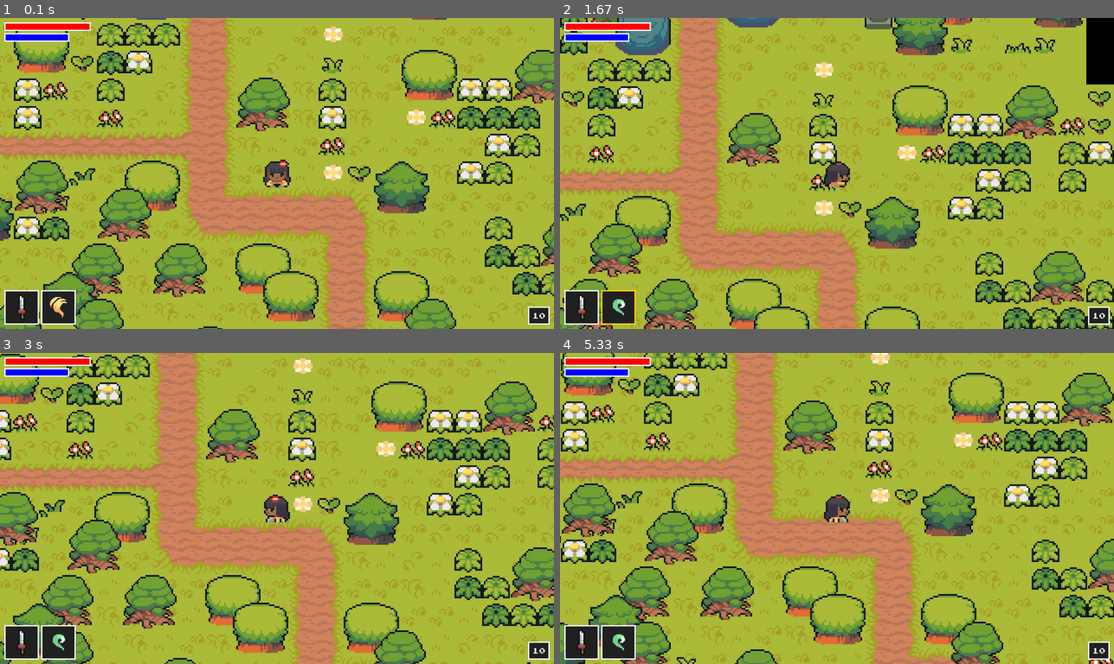
Above: before the commit, frames 1-4 (two rows, left to right).
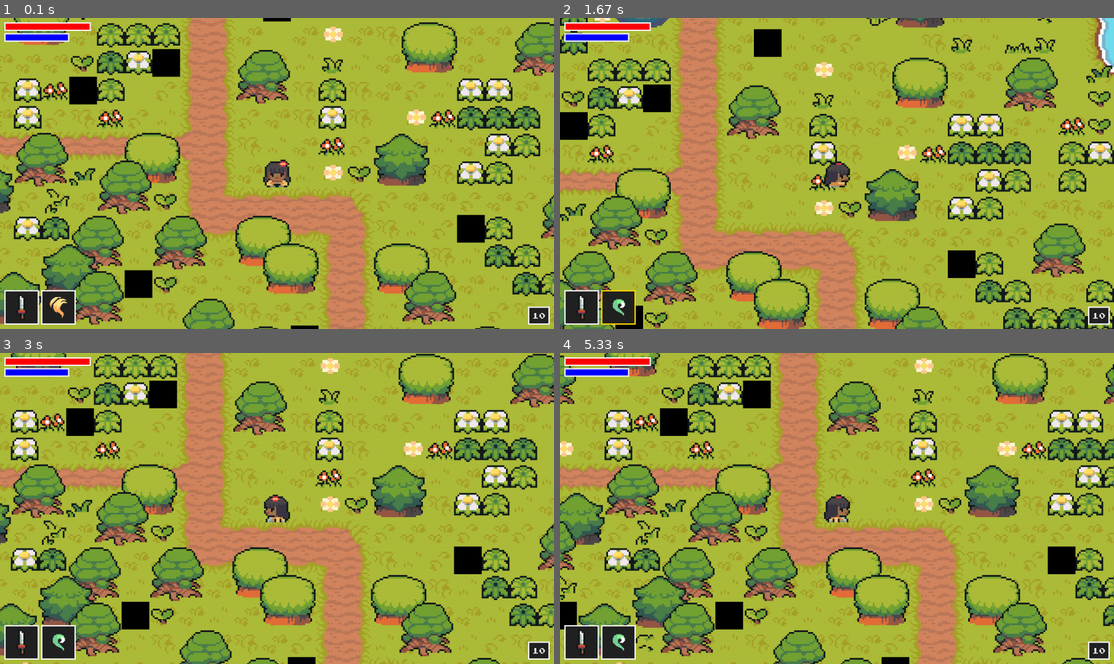
Above: after the commit, the same moments.

Repository: stchambers89/MyPygame
Game: pygame game, started from Main.py
Same seed, same stepped clock (60 frames per second), same inputs: the game is played once before the commit and once after it.
Inputs:
- Up to frame 1 (0.1 s): no input
- Up to frame 2 (1.67 s): tap Space at 0.33 s; hold Right 0.67-1.13 s; hold Up 1.17-1.47 s; hold Right from 1.5 s (still down); tap E at 1.65 s
- Up to frame 3 (3 s): release Right at 1.97 s; hold Left 2-2.53 s; hold Down 2.57-2.87 s; hold Left from 2.9 s (still down)
- Up to frame 4 (5.33 s): tap E at 3.05, 4.55 s; release Left at 3.3 s; hold Up 3.33-3.7 s; hold Right 3.73-4.37 s; hold Down 4.4-4.77 s; hold Left 4.8-5.27 s; hold Right from 5.3 s (still down)

The runs differ from the first frame. In frame 1, 28% of the frame differs, in the area x 0-100%, y 0-100%; in frame 2, 25%; in frame 3, 52%; in frame 4, 61%.

Commit message:
Enemy's on screen as black dots

Diff:
--- a/level.py
+++ b/level.py
@@ -7,6 +7,7 @@
 from random import choice
 from weapon import Weapon
 from ui import UI
+from enemy import Enemy
 
 class Level:
 
@@ -48,13 +49,13 @@
                         x = col_index * TILESIZE
                         y = row_index * TILESIZE
                         if style == 'boundary':
-                            Tile((x,y), [self.visable_sprites, self.obstacle_sprites], 'invisable')
+                            Tile((x,y), [self.obstacle_sprites], 'invisable')
                         if style == 'grass':
                             random_grass_image = choice(graphics['grass'])
                             Tile((x,y), [self.visable_sprites, self.obstacle_sprites], 'grass', random_grass_image)
                         if style == 'object':
                             surf = graphics['objects'][int(col)]
-                            Tile((x,y), [self.visable_sprites, self.obstacle_sprites], 'objects', surf)
+                            Tile((x,y), [self.visable_sprites, self.obstacle_sprites], 'object', surf)
                         if style == 'entities':
                             if col == '394':
                                 self.player = Player(
@@ -64,6 +65,8 @@
                                     self.create_attack,
                                     self.destroy_attack,
                                     self.create_magic)
+                            else:
+                                Enemy('monster', (x,y), [self.visable_sprites])
 
 
     def create_attack(self):
